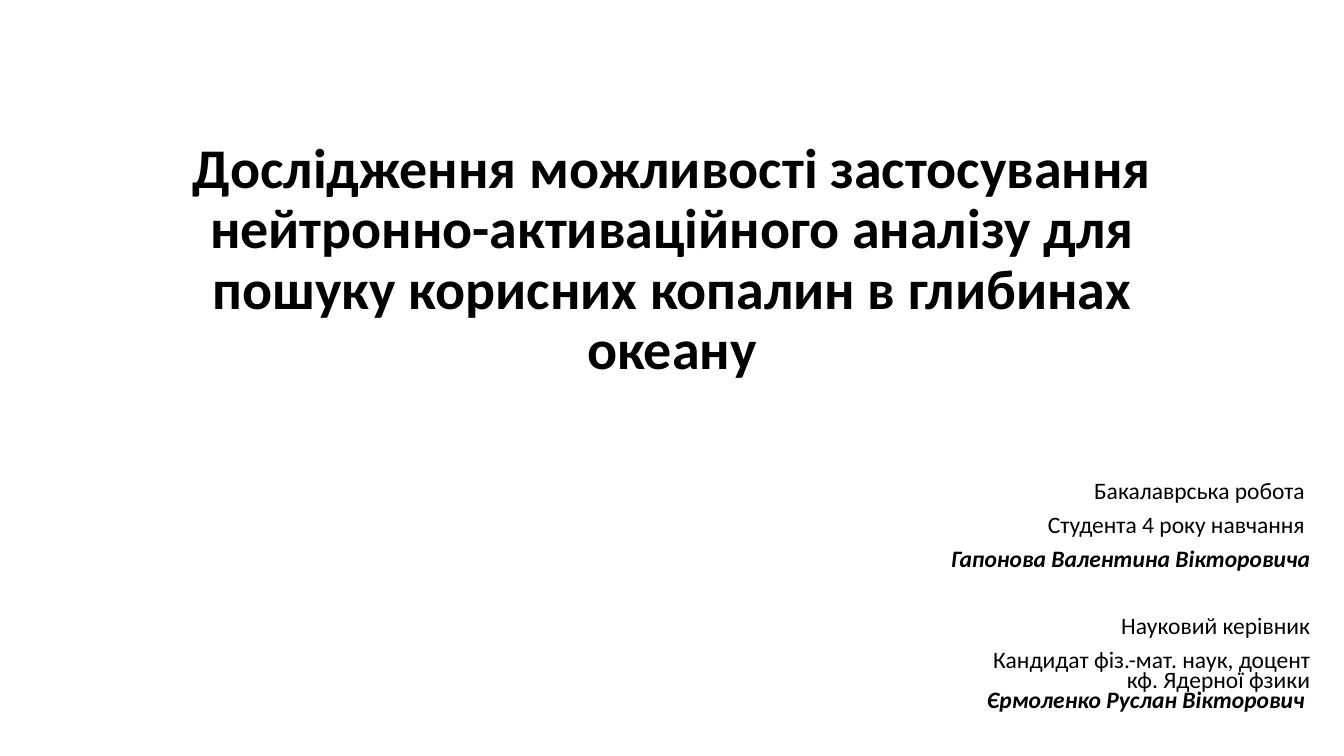
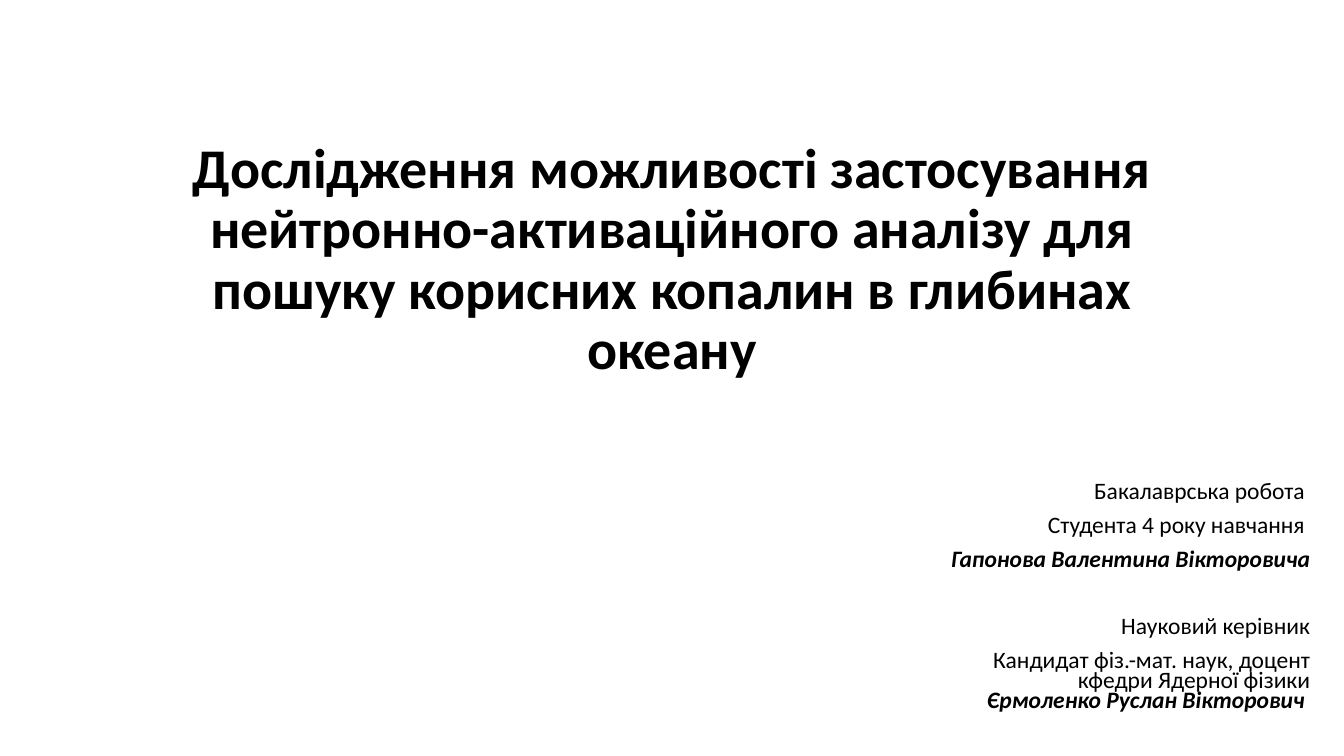
Before and after one commit to npd2020/diploms, a slide deck: slide 1 of v.haponov/Presentation/Valentyn_Haponov _presentation.pptx. Drawn at 1344x756 pixels with LibreOffice and Linux fonts; fonts in the diff are those of the drawing. Boxes give left, top, right and bottom in pixels: in the first picture for what was removed or moved away, otherwise in the second. Text is boxed around its words. In the diff, an @@ line names an element or a change of style, - is before the commit and + after.

```diff
--- a/v.haponov/Presentation/Valentyn_Haponov _presentation.pptx
+++ b/v.haponov/Presentation/Valentyn_Haponov _presentation.pptx
@@ subtitle at box(987, 652, 1310, 712): text changed @@
-Кандидат фіз.-мат. наук, доцент кф. Ядерної фзики
-Єрмоленко Руслан Вікторович
+Кандидат фіз.-мат. наук, доцент кфедри Ядерної фізики
+Єрмоленко Руслан Вікторович
```
Also in this commit, not shown: 12 other slides changed, 3 slides added, 3 slides removed, 10 other files.
